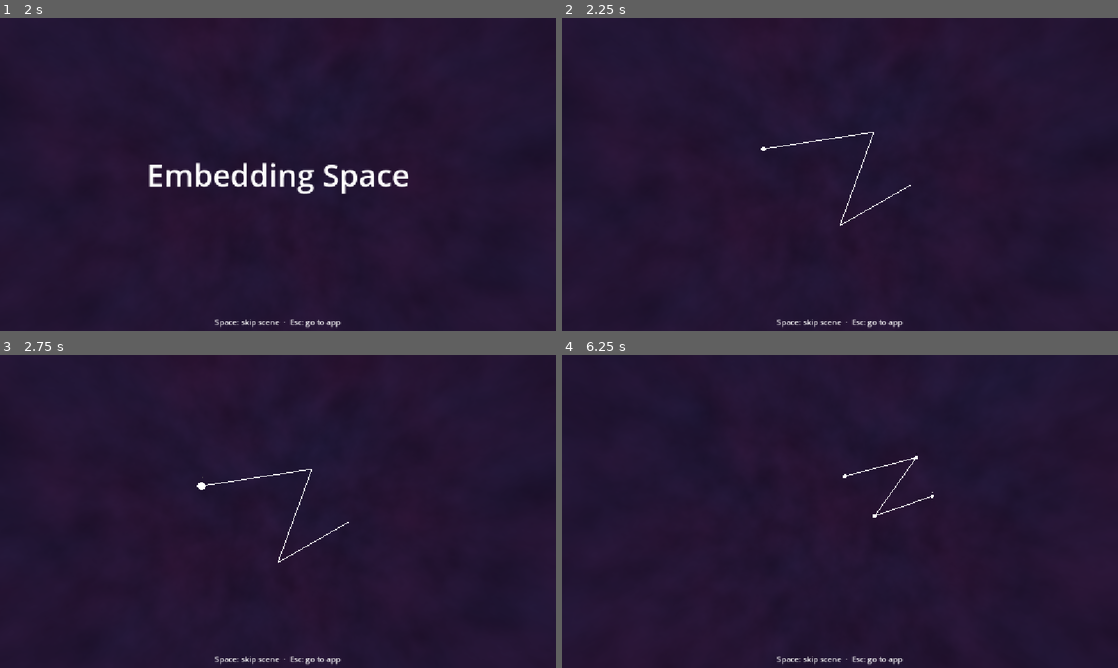
Above: before the commit, frames 1-4 (two rows, left to right).
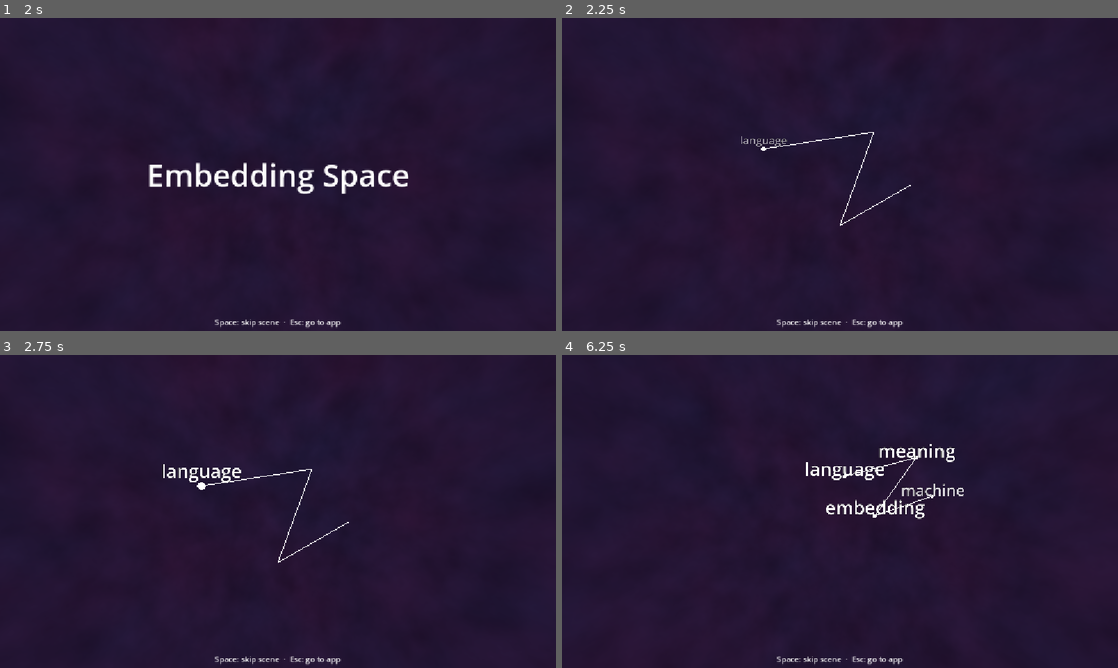
Above: after the commit, the same moments.

Repository: JohnnyEch0/embedding-test
Game: Godot game, scene res://intro.tscn
Same seed, same stepped clock (60 frames per second), same inputs: the game is played once before the commit and once after it.
Inputs (mouse positions are in pixels of both pictures, inside the frame that each line leads up to):
- Up to frame 1 (2 s): tap Enter at 0.5 s; move the mouse to (400, 158) at 0.52 s; hold D (move_right) 0.53-1.28 s; hold F (dim_x_plus) 0.53-1.28 s; move the mouse to (166, 190) at 1.27 s; hold S (move_back) from 1.28 s (still down); tap G (dim_y_plus) at 1.35 s
- Up to frame 2 (2.25 s): tap Space (move_up) at 2 s; move the mouse to (895, 105) at 2.02 s; release S (move_back) at 2.03 s; hold D (move_right) from 2.03 s (still down); hold H (dim_z_plus) from 2.03 s (still down)
- Up to frame 3 (2.75 s): keep holding D (move_right); keep holding H (dim_z_plus)
- Up to frame 4 (6.25 s): tap Enter at 2.75 s; move the mouse to (812, 574) at 2.77 s; release D (move_right) at 2.78 s; release H (dim_z_plus) at 2.78 s; hold W (move_forward) 2.78-3.53 s; tap R (next_dims) at 2.85 s; tap Space (move_up) at 3.5 s; move the mouse to (1006, 558) at 3.52 s; hold E (next_line) 3.53-4.28 s; hold A (move_left) 3.53-5.03 s; move the mouse to (673, 464) at 4.27 s; tap 1 at 4.35 s; move the mouse to (867, 511) at 5.02 s; hold S (move_back) 5.03-5.78 s; tap 2 at 5.1 s; move the mouse to (756, 433) at 5.77 s; hold D (move_right) from 5.78 s (still down); tap 5 at 5.85 s

Frame 1 is identical in both runs. In frame 2, less than 0.1% of the frame differs, in the area x 32-41%, y 37-42%; in frame 3, 0.3%; in frame 4, 1.0%, in the area x 43-73%, y 28-53%.

Commit message:
intro: stars reuse EmbStar — fixed-size labels readable at glide distance
Replaces the hand-rolled MeshInstance3D + Label3D in StarsScene with
emb_star.tscn instances (the app's basic visualization unit). EmbStar's
Label3D (fixed_size + tuned pixel_size) fixes the ~3 px tall intro
labels. Per-instance: data set before add_child (EmbStar._ready reads
it), label text/visibility range/modulate via the child node (_ready is
deferred in headless SceneTree mode), size via node scale (base mesh
SubResources stay shared). test_intro.gd checks the EmbStar labels.

Diff:
--- a/godot/intro/stars_scene.gd
+++ b/godot/intro/stars_scene.gd
@@ -1,5 +1,20 @@
 class_name StarsScene
 extends IntroScene
+
+## Intro scene: hand-placed labelled stars appearing one by one,
+## optionally joined by lines. Stars reuse EmbStar (emb_star.tscn), the
+## app's basic visualization unit, so the intro shows the same stars as
+## the main app — in particular EmbStar's fixed-size Label3D, which
+## stays readable at glide distance (the hand-rolled labels rendered
+## ~3 px tall because they lacked fixed_size and a tuned pixel_size).
+
+const StarScene := preload("res://emb_star.tscn")
+
+## EmbStar's base SphereMesh radius (emb_star.tscn); star_scale multiplies it.
+const BASE_STAR_RADIUS := 0.5
+## Labels visible at any intro distance. EmbStar's default 5.03 hides
+## labels beyond 5 units; the intro camera is 60-120 units away.
+const LABEL_RANGE_ON := 5000000.0
 
 @export var positions: Array[Vector3] = [
 	Vector3(-30, 10, -80),
@@ -8,14 +23,15 @@
 	Vector3(35, -5, -100),
 ]
 @export var words: Array[String] = ["language", "meaning", "embedding", "machine"]
-@export var star_radius := 1.5
+## Multiplies EmbStar's base radius (0.5); 3.0 keeps the old radius-1.5 look.
+@export var star_scale := 3.0
 @export var draw_lines := true
 @export var star_in := 0.4
 @export var appear_gap := 0.4
 @export var hold := 3.0
 
 var _tween: Tween = null
-var _stars: Array[MeshInstance3D] = []
+var _stars: Array[EmbStar] = []
 
 
 func start() -> void:
@@ -35,27 +51,36 @@
 	_finish()
 
 
+func _star_label(star: EmbStar) -> Label3D:
+	# EmbStar.label is only assigned in _ready(), which does not run
+	# synchronously on add_child (deferred in headless SceneTree mode) —
+	# go through the child node instead.
+	return star.get_node("Label3D") as Label3D
+
+
 func _build_stars() -> void:
 	var count: int = mini(positions.size(), words.size())
 	for i in count:
-		var star := MeshInstance3D.new()
+		var star: EmbStar = StarScene.instantiate()
+		# data must be set before add_child: EmbStar._ready() reads
+		# data.label. id stays unset (empty) so EmbStar's label text is
+		# exactly the word (it appends str(data.id)).
+		var sd := EmbStarData.new()
+		sd.label = words[i]
+		sd.kind = &"word"
+		sd.spawn_pos = positions[i]
+		star.data = sd
 		star.name = "Star" + str(i)
-		var mesh := SphereMesh.new()
-		mesh.radius = star_radius
-		mesh.height = star_radius * 2.0
-		mesh.material = _unshaded_white()
-		star.mesh = mesh
-		star.position = positions[i]
+		star.position = sd.spawn_pos
 		star.scale = Vector3.ONE * 0.01
 		star.transparency = 1.0
-		var label := Label3D.new()
+		add_child(star)
+		# per-instance label tuning; the text is also set here so it is
+		# correct before _ready() converges to the same value
+		var label := _star_label(star)
 		label.text = words[i]
-		label.billboard = BaseMaterial3D.BILLBOARD_ENABLED
-		label.font_size = 64
-		label.modulate = Color(1, 1, 1, 0)
-		label.position = Vector3(0, star_radius + 2.0, 0)
-		star.add_child(label)
-		add_child(star)
+		label.visibility_range_end = LABEL_RANGE_ON
+		label.modulate.a = 0.0 # emb_star default is opaque; reset for the fade-in
 		_stars.append(star)
 	if draw_lines and count >= 2:
 		var line_points := PackedVector3Array()
@@ -78,8 +103,8 @@
 func _play_stars() -> void:
 	_tween = create_tween()
 	for star in _stars:
-		var label: Label3D = star.get_child(0)
-		_tween.tween_property(star, "scale", Vector3.ONE, star_in)
+		var label := _star_label(star)
+		_tween.tween_property(star, "scale", Vector3.ONE * star_scale, star_in)
 		_tween.parallel().tween_property(star, "transparency", 0.0, star_in)
 		_tween.parallel().tween_property(label, "modulate:a", 1.0, star_in)
 		_tween.tween_interval(appear_gap)
--- a/godot/test_intro.gd
+++ b/godot/test_intro.gd
@@ -169,7 +169,19 @@
 	var stars: StarsScene = StarsTscn.instantiate()
 	root.add_child(stars)
 	stars.start()
-	var expected: int = 2 * (mini(stars.positions.size(), stars.words.size()) - 1)
+	# stars reuse EmbStar with readable, initially hidden labels
+	var count: int = mini(stars.positions.size(), stars.words.size())
+	_check(stars._stars.size() == count, "stars: one EmbStar per word")
+	for i in stars._stars.size():
+		var star: EmbStar = stars._stars[i]
+		var label: Label3D = star.get_node("Label3D")
+		_check(label.text == stars.words[i],
+			"stars: EmbStar label is the word (%d)" % i)
+		_check(label.visibility_range_end > 120.0,
+			"stars: label visible at intro distance (%d)" % i)
+		_check(is_equal_approx(label.modulate.a, 0.0),
+			"stars: label starts transparent for the fade-in (%d)" % i)
+	var expected: int = 2 * (count - 1)
 	var lines := stars.get_node_or_null("Lines") as MeshInstance3D
 	var got := -1
 	if lines != null and lines.mesh is ArrayMesh:
